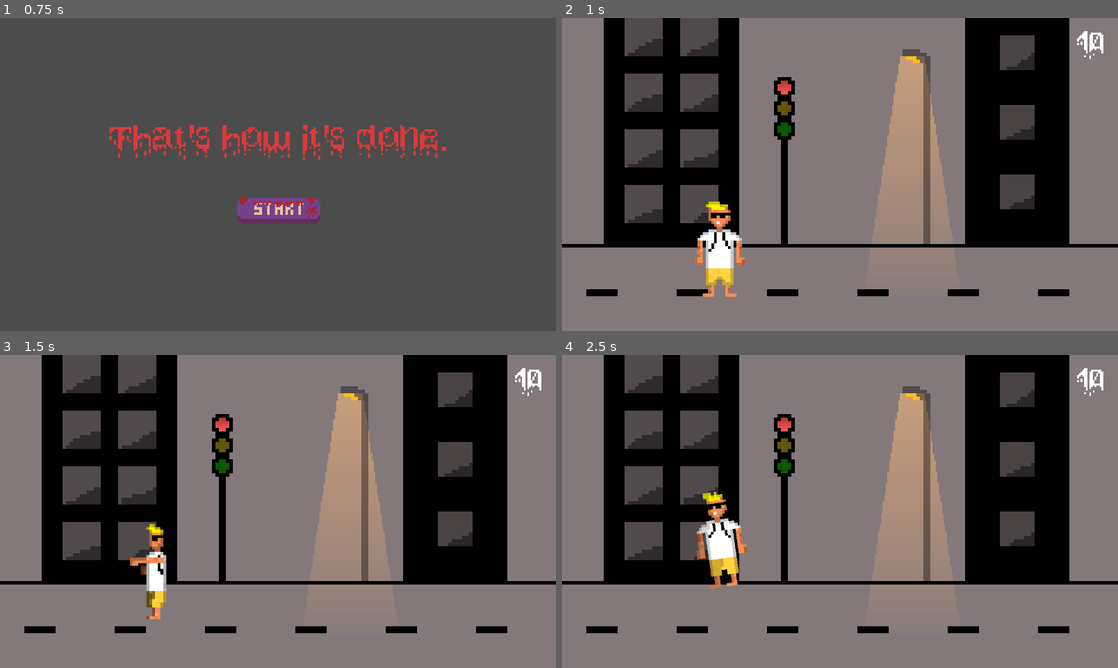
Above: before the commit, frames 1-4 (two rows, left to right).
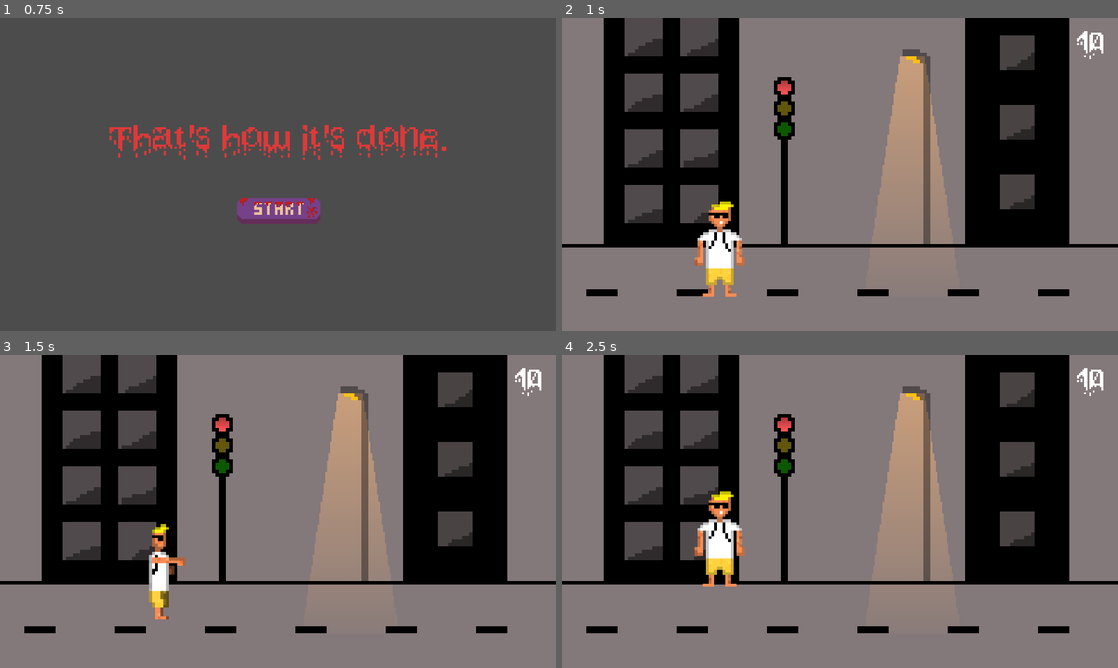
Above: after the commit, the same moments.

Repository: bartlomiejmont/McFunnyStuff
Game: Godot game, scene res://Scenes/Start.tscn
Same seed, same stepped clock (60 frames per second), same inputs: the game is played once before the commit and once after it.
Inputs (mouse positions are in pixels of both pictures, inside the frame that each line leads up to):
- Up to frame 1 (0.75 s): click (278, 212) at 0.5 s
- Up to frame 2 (1 s): no input
- Up to frame 3 (1.5 s): tap Enter at 1.25 s; hold Up (ui_up) from 1.28 s (still down); tap Space (punch) at 1.35 s
- Up to frame 4 (2.5 s): keep holding Up (ui_up); tap Space (punch) at 2.1 s

Frame 1 is identical in both runs. In frame 2, 0.3% of the frame differs, in the area x 24-32%, y 58-88%; in frame 3, 0.9%; in frame 4, 1.1%, in the area x 23-34%, y 43-75%.

Commit message:
Fixied hit and punch animation

Diff:
--- a/Scenes/AnimatedSprite.gd
+++ b/Scenes/AnimatedSprite.gd
@@ -4,35 +4,35 @@
 signal runR
 signal runL
 signal hit
-var punching = false
 var hiting = false
+var AnimTree
+var lastMove
+
+func _ready():
+
+	AnimTree = self.get_parent().get_node("AnimationTree").get("parameters/playback")
 
 func _on_Player_animate(motion):
-	if not punching and not hiting:
-		if  Input.is_action_just_pressed("punch") and $"../PlayerInside".get_overlapping_areas().size() == 0:
-			emit_signal("punch")
-			punching = true
-		elif motion.x > 0:
-			emit_signal("runR")
-#			self.flip_h = true
-#			self.play("run")
-		elif motion.x < 0:
-			emit_signal("runL")
-#			self.flip_h = false
-#			self.play("run")
-		elif motion.y != 0:
-			self.play("run")
-		else:
-			self.play("idle")
-
-func _on_AnimationPlayer_animation_finished(anim_name):
-	if anim_name == "Punching":
-		punching = false
-	elif anim_name == "Hit":
+	if hiting:
 		hiting = false
+		emit_signal("hit")
+	elif  Input.is_action_just_pressed("punch"):
+		emit_signal("punch")
+		return
+	elif motion.x > 0:
+		emit_signal("runR")
+		lastMove = "R"
+	elif motion.x < 0:
+		emit_signal("runL")
+		lastMove = "L"
+	elif motion.y != 0 and lastMove == "R":
+		emit_signal("runR")
+	elif motion.y != 0 and lastMove == "L":
+		emit_signal("runL")
+	else:
+		AnimTree.travel("Idle")
 
 
 
 func _on_Player_hitPlayer():
-	hiting = true
-	emit_signal("hit")
+	hiting = true;
--- a/Scenes/AnimationPlayer.gd
+++ b/Scenes/AnimationPlayer.gd
@@ -2,18 +2,18 @@
 
 
 
-func _on_AnimatedSprite_punch():
-	play("Punching")
+#func _on_AnimatedSprite_punch():
+#	play("Punching")
 
 
-func _on_AnimatedSprite_runL():
-	play("WalkingL")
+#func _on_AnimatedSprite_runL():
+#	play("WalkingL")
 
 
 
-func _on_AnimatedSprite_runR():
-	play("WalkingR")
+#func _on_AnimatedSprite_runR():
+#	play("WalkingR")
 
 
-func _on_AnimatedSprite_hit():
-	play("Hit")
+#func _on_AnimatedSprite_hit():
+#	play("Hit")
--- /dev/null
+++ b/Scenes/AnimationPlayer2.gd
@@ -0,0 +1,9 @@
+extends AnimationPlayer
+
+
+func _ready():
+	pass # Replace with function body.
+
+
+func _on_AnimatedSprite_hit():
+	play("hit")
--- /dev/null
+++ b/Scenes/AnimationTree.gd
@@ -0,0 +1,29 @@
+extends AnimationTree
+
+var animTree
+
+func _ready():
+	animTree = self.get("parameters/playback")
+	self.set_active(true)
+
+
+func _on_AnimatedSprite_hit():
+	animTree.travel("Hit")
+	print("Hit")
+
+
+func _on_AnimatedSprite_punch():
+	animTree.travel("Punching")
+	print("punch")
+
+
+func _on_AnimatedSprite_runL():
+	animTree.travel("WalkingL")
+
+
+func _on_AnimatedSprite_runR():
+	animTree.travel("WalkingR")
+
+
+func _on_AnimationTree_tree_exited():
+	animTree.travel("Idle")
--- a/Scenes/Player.tscn
+++ b/Scenes/Player.tscn
@@ -1,11 +1,11 @@
-[gd_scene load_steps=20 format=2]
+[gd_scene load_steps=41 format=2]
 
 [ext_resource path="res://Player.gd" type="Script" id=1]
 [ext_resource path="res://Sprites/Player/AdamFront.png" type="Texture" id=2]
-[ext_resource path="res://Sprites/Player/AdamSide.png" type="Texture" id=3]
-[ext_resource path="res://Sprites/Player/AdamSideL.png" type="Texture" id=4]
-[ext_resource path="res://Sprites/Player/AdamSideR.png" type="Texture" id=5]
-[ext_resource path="res://Sprites/Player/AdamPunch.png" type="Texture" id=6]
+[ext_resource path="res://Sprites/Player/AdamPunch.png" type="Texture" id=3]
+[ext_resource path="res://Sprites/Player/AdamSide.png" type="Texture" id=4]
+[ext_resource path="res://Sprites/Player/AdamSideL.png" type="Texture" id=5]
+[ext_resource path="res://Sprites/Player/AdamSideR.png" type="Texture" id=6]
 [ext_resource path="res://Scenes/AnimatedSprite.gd" type="Script" id=7]
 [ext_resource path="res://Sound/chodzenie1.wav" type="AudioStream" id=8]
 [ext_resource path="res://Scenes/AudioStreamPlayer.gd" type="Script" id=9]
@@ -13,6 +13,7 @@
 [ext_resource path="res://hit.tres" type="Animation" id=11]
 [ext_resource path="res://Scenes/AnimationPlayer.gd" type="Script" id=12]
 [ext_resource path="res://Sound/punch.wav" type="AudioStream" id=13]
+[ext_resource path="res://Scenes/AnimationTree.gd" type="Script" id=14]
 
 [sub_resource type="SpriteFrames" id=1]
 animations = [ {
@@ -21,15 +22,15 @@
 "name": "idle",
 "speed": 5.0
 }, {
-"frames": [ ExtResource( 3 ), ExtResource( 4 ), ExtResource( 3 ), ExtResource( 5 ) ],
+"frames": [ ExtResource( 3 ) ],
+"loop": true,
+"name": "punch",
+"speed": 5.0
+}, {
+"frames": [ ExtResource( 4 ), ExtResource( 5 ), ExtResource( 4 ), ExtResource( 6 ) ],
 "loop": true,
 "name": "run",
 "speed": 12.0
-}, {
-"frames": [ ExtResource( 6 ) ],
-"loop": true,
-"name": "punch",
-"speed": 5.0
 } ]
 
 [sub_resource type="CapsuleShape2D" id=2]
@@ -37,7 +38,22 @@
 height = 116.702
 
 [sub_resource type="Animation" id=3]
-resource_name = "Punching"
+resource_name = "Idle"
+loop = true
+tracks/0/type = "value"
+tracks/0/path = NodePath("AnimatedSprite:animation")
+tracks/0/interp = 1
+tracks/0/loop_wrap = true
+tracks/0/imported = false
+tracks/0/enabled = true
+tracks/0/keys = {
+"times": PoolRealArray( 0 ),
+"transitions": PoolRealArray( 1 ),
+"update": 1,
+"values": [ "idle" ]
+}
+
+[sub_resource type="Animation" id=4]
 length = 0.2
 tracks/0/type = "value"
 tracks/0/path = NodePath("AnimatedSprite:animation")
@@ -64,8 +80,7 @@
 "values": [ true ]
 }
 
-[sub_resource type="Animation" id=4]
-resource_name = "WalkingL"
+[sub_resource type="Animation" id=5]
 tracks/0/type = "value"
 tracks/0/path = NodePath("AnimatedSprite:animation")
 tracks/0/interp = 1
@@ -103,8 +118,7 @@
 "values": [ 90.0002 ]
 }
 
-[sub_resource type="Animation" id=5]
-resource_name = "WalkingR"
+[sub_resource type="Animation" id=6]
 tracks/0/type = "value"
 tracks/0/path = NodePath("AnimatedSprite:animation")
 tracks/0/interp = 1
@@ -142,8 +156,69 @@
 "values": [ 270.0 ]
 }
 
-[sub_resource type="CircleShape2D" id=6]
+[sub_resource type="CircleShape2D" id=7]
 radius = 23.8289
+
+[sub_resource type="AnimationNodeAnimation" id=8]
+animation = "Hit"
+
+[sub_resource type="AnimationNodeAnimation" id=9]
+animation = "Idle"
+
+[sub_resource type="AnimationNodeAnimation" id=10]
+animation = "Punching"
+
+[sub_resource type="AnimationNodeAnimation" id=11]
+animation = "WalkingL"
+
+[sub_resource type="AnimationNodeAnimation" id=12]
+animation = "WalkingR"
+
+[sub_resource type="AnimationNodeStateMachineTransition" id=13]
+
+[sub_resource type="AnimationNodeStateMachineTransition" id=14]
+
+[sub_resource type="AnimationNodeStateMachineTransition" id=15]
+priority = 3
+
+[sub_resource type="AnimationNodeStateMachineTransition" id=16]
+switch_mode = 2
+auto_advance = true
+
+[sub_resource type="AnimationNodeStateMachineTransition" id=17]
+
+[sub_resource type="AnimationNodeStateMachineTransition" id=18]
+
+[sub_resource type="AnimationNodeStateMachineTransition" id=19]
+priority = 2
+
+[sub_resource type="AnimationNodeStateMachineTransition" id=20]
+switch_mode = 2
+auto_advance = true
+
+[sub_resource type="AnimationNodeStateMachineTransition" id=23]
+
+[sub_resource type="AnimationNodeStateMachineTransition" id=24]
+
+[sub_resource type="AnimationNodeStateMachineTransition" id=25]
+
+[sub_resource type="AnimationNodeStateMachineTransition" id=26]
+
+[sub_resource type="AnimationNodeStateMachine" id=21]
+states/Hit/node = SubResource( 8 )
+states/Hit/position = Vector2( 368, 44 )
+states/Idle/node = SubResource( 9 )
+states/Idle/position = Vector2( 368, 153 )
+states/Punching/node = SubResource( 10 )
+states/Punching/position = Vector2( 368, 260 )
+states/WalkingL/node = SubResource( 11 )
+states/WalkingL/position = Vector2( 195, 153 )
+states/WalkingR/node = SubResource( 12 )
+states/WalkingR/position = Vector2( 553, 153 )
+transitions = [ "Idle", "WalkingR", SubResource( 13 ), "WalkingR", "Idle", SubResource( 14 ), "Idle", "Hit", SubResource( 15 ), "Hit", "Idle", SubResource( 16 ), "Idle", "WalkingL", SubResource( 17 ), "WalkingL", "Idle", SubResource( 18 ), "Idle", "Punching", SubResource( 19 ), "Punching", "Idle", SubResource( 20 ), "WalkingL", "Hit", SubResource( 23 ), "WalkingR", "Hit", SubResource( 24 ), "WalkingL", "Punching", SubResource( 25 ), "WalkingR", "Punching", SubResource( 26 ) ]
+start_node = "Idle"
+
+[sub_resource type="AnimationNodeStateMachinePlayback" id=22]
 
 [node name="Player" type="KinematicBody2D"]
 position = Vector2( 463.619, 255.91 )
@@ -156,6 +231,8 @@
 [node name="AnimatedSprite" type="AnimatedSprite" parent="."]
 frames = SubResource( 1 )
 animation = "idle"
+playing = true
+flip_h = true
 script = ExtResource( 7 )
 
 [node name="CollisionShape2D" type="CollisionShape2D" parent="."]
@@ -168,7 +245,7 @@
 script = ExtResource( 9 )
 
 [node name="RayCast2D" type="RayCast2D" parent="."]
-rotation = 1.5708
+rotation = 4.71239
 enabled = true
 cast_to = Vector2( 0, 80 )
 collision_mask = 2
@@ -177,9 +254,10 @@
 
 [node name="AnimationPlayer" type="AnimationPlayer" parent="."]
 anims/Hit = ExtResource( 11 )
-anims/Punching = SubResource( 3 )
-anims/WalkingL = SubResource( 4 )
-anims/WalkingR = SubResource( 5 )
+anims/Idle = SubResource( 3 )
+anims/Punching = SubResource( 4 )
+anims/WalkingL = SubResource( 5 )
+anims/WalkingR = SubResource( 6 )
 script = ExtResource( 12 )
 
 [node name="PunchSound" type="AudioStreamPlayer" parent="."]
@@ -196,16 +274,24 @@
 "inside",
 ]]
 position = Vector2( -1.99033, -7.29767 )
-shape = SubResource( 6 )
+shape = SubResource( 7 )
+
+[node name="AnimationTree" type="AnimationTree" parent="."]
+tree_root = SubResource( 21 )
+anim_player = NodePath("../AnimationPlayer")
+active = true
+parameters/playback = SubResource( 22 )
+script = ExtResource( 14 )
 
 [connection signal="animate" from="." to="AudioStreamPlayer" method="_on_Player_animate"]
 [connection signal="animate" from="." to="AnimatedSprite" method="_on_Player_animate"]
 [connection signal="hitPlayer" from="." to="AnimatedSprite" method="_on_Player_hitPlayer"]
-[connection signal="hit" from="AnimatedSprite" to="AnimationPlayer" method="_on_AnimatedSprite_hit"]
+[connection signal="hit" from="AnimatedSprite" to="AnimationTree" method="_on_AnimatedSprite_hit"]
+[connection signal="punch" from="AnimatedSprite" to="AnimationTree" method="_on_AnimatedSprite_punch"]
 [connection signal="punch" from="AnimatedSprite" to="RayCast2D" method="_on_AnimatedSprite_punch"]
-[connection signal="punch" from="AnimatedSprite" to="AnimationPlayer" method="_on_AnimatedSprite_punch"]
-[connection signal="runL" from="AnimatedSprite" to="AnimationPlayer" method="_on_AnimatedSprite_runL"]
-[connection signal="runR" from="AnimatedSprite" to="AnimationPlayer" method="_on_AnimatedSprite_runR"]
+[connection signal="runL" from="AnimatedSprite" to="AnimationTree" method="_on_AnimatedSprite_runL"]
+[connection signal="runR" from="AnimatedSprite" to="AnimationTree" method="_on_AnimatedSprite_runR"]
 [connection signal="colision" from="RayCast2D" to="." method="_on_RayCast2D_colision"]
 [connection signal="animation_finished" from="AnimationPlayer" to="AnimatedSprite" method="_on_AnimationPlayer_animation_finished"]
 [connection signal="area_entered" from="PlayerInside" to="." method="_on_PlayerInside_area_entered"]
+[connection signal="tree_exited" from="AnimationTree" to="AnimationTree" method="_on_AnimationTree_tree_exited"]
--- a/hit.tres
+++ b/hit.tres
@@ -5,26 +5,14 @@
 length = 0.25
 step = 0.05
 tracks/0/type = "value"
-tracks/0/path = NodePath("AnimatedSprite:animation")
+tracks/0/path = NodePath(".:modulate")
 tracks/0/interp = 1
 tracks/0/loop_wrap = true
 tracks/0/imported = false
 tracks/0/enabled = true
 tracks/0/keys = {
-"times": PoolRealArray( 0, 0.25 ),
-"transitions": PoolRealArray( 1, 1 ),
-"update": 1,
-"values": [ "idle", "idle" ]
-}
-tracks/1/type = "value"
-tracks/1/path = NodePath("AnimatedSprite:modulate")
-tracks/1/interp = 1
-tracks/1/loop_wrap = true
-tracks/1/imported = false
-tracks/1/enabled = true
-tracks/1/keys = {
 "times": PoolRealArray( 0, 0.1, 0.25 ),
 "transitions": PoolRealArray( 1, 1, 1 ),
 "update": 0,
-"values": [ Color( 1, 1, 1, 1 ), Color( 1, 0.509804, 0.509804, 1 ), Color( 1, 1, 1, 1 ) ]
+"values": [ Color( 1, 1, 1, 1 ), Color( 1, 0.411765, 0.411765, 1 ), Color( 1, 1, 1, 1 ) ]
 }
